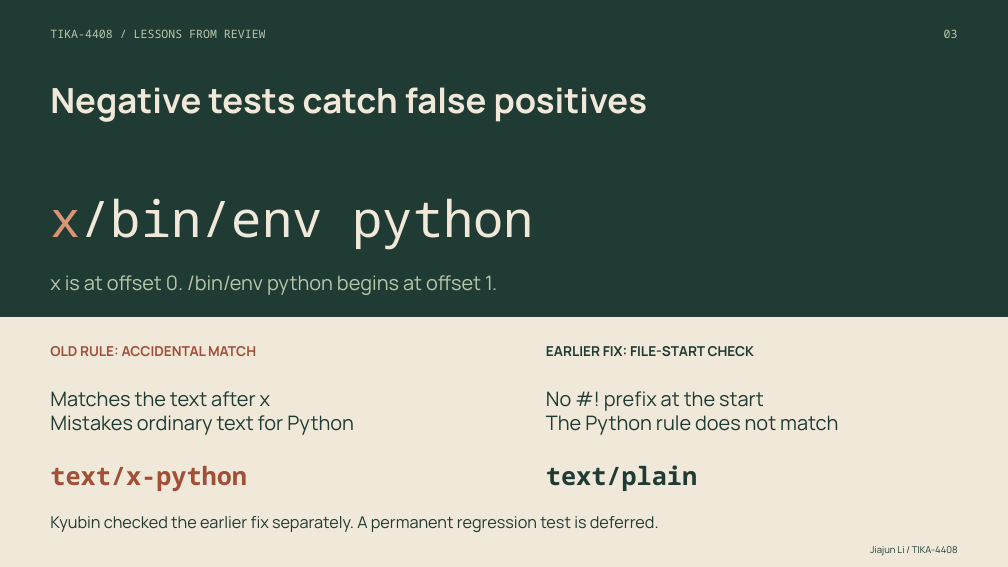
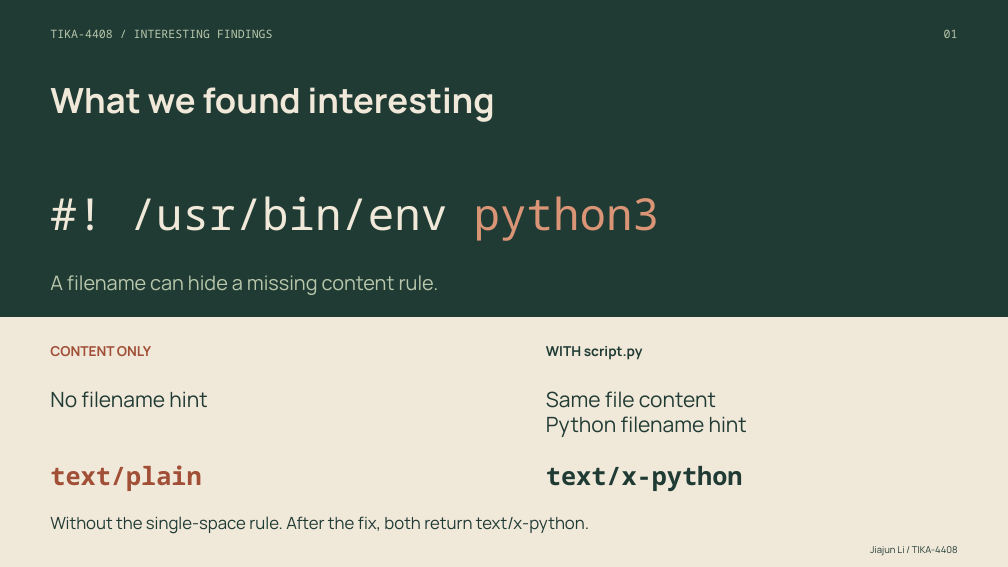
Before and after one commit to u8026876/comp2120-gyg-a5, a slide deck: slide 1 of presentation/Jiajun-TIKA-4408-section.pptx (slide 3 before the commit). Drawn at 1008x567 pixels with LibreOffice and Linux fonts; fonts in the diff are those of the drawing. Boxes give left, top, right and bottom in pixels: in the first picture for what was removed or moved away, otherwise in the second. Text is boxed around its words. In the diff, an @@ line names an element or a change of style, - is before the commit and + after.

```diff
--- a/presentation/Jiajun-TIKA-4408-section.pptx
+++ b/presentation/Jiajun-TIKA-4408-section.pptx
@@ text at bbox=[50, 29, 273, 38]: text changed @@
-TIKA-4408 / LESSONS FROM REVIEW
+TIKA-4408 / INTERESTING FINDINGS
@@ text at bbox=[944, 29, 958, 38]: text changed @@
-03
+01
@@ title at bbox=[50, 87, 495, 122]: text changed @@
-Negative tests catch false positives
+What we found interesting
@@ text at bbox=[130, 196, 659, 241]: text changed; size 48 to 42 pt @@
-x/bin/env python
+#! /usr/bin/env python3
@@ text at bbox=[50, 275, 439, 295]: text changed @@
-x is at offset 0. /bin/env python begins at offset 1.
+A filename can hide a missing content rule.
@@ text at bbox=[50, 346, 151, 356]: text changed @@
-OLD RULE: ACCIDENTAL MATCH
+CONTENT ONLY
@@ text at bbox=[546, 346, 643, 360]: text changed @@
-EARLIER FIX: FILE-START CHECK
+WITH script.py
@@ text at bbox=[50, 391, 207, 408]: text changed; size 19 to 20 pt @@
-Matches the text after x
-Mistakes ordinary text for Python
+No filename hint
@@ text at bbox=[546, 391, 747, 437]: text changed; size 19 to 20 pt @@
-No #! prefix at the start
-The Python rule does not match
+Same file content
+Python filename hint
@@ text at bbox=[50, 465, 201, 491]: text changed @@
-text/x-python
+text/plain
@@ text at bbox=[546, 466, 743, 491]: text changed @@
-text/plain
+text/x-python
@@ text at bbox=[50, 516, 589, 534]: text changed; size 15.5 to 16 pt @@
-Kyubin checked the earlier fix separately. A permanent regression test is deferred.
+Without the single-space rule. After the fix, both return text/x-python.
```
Also in this commit, not shown: 1 other slide changed, 2 slides removed, 1 other file.
